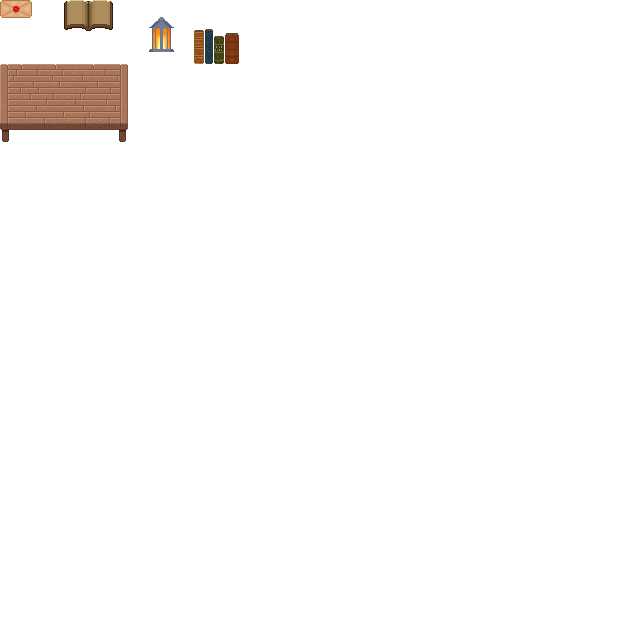
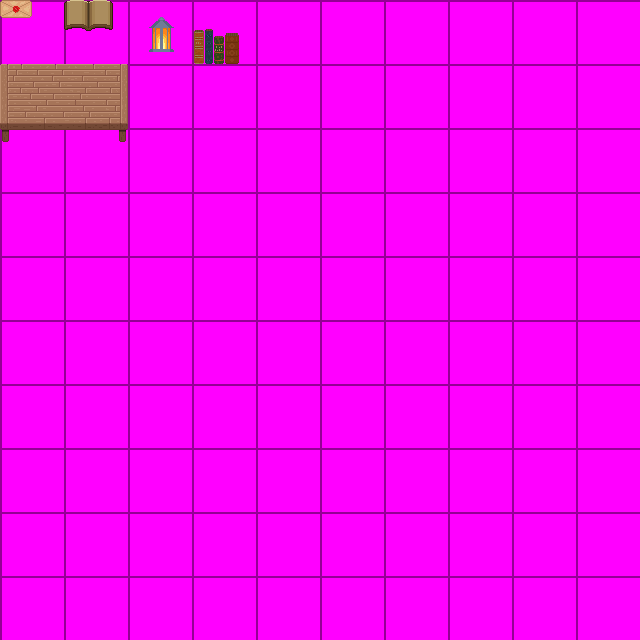
Layers edited between the first and the second w=640, h=640 image:
showed "Ebene 2" over [0, 0, 640, 640]
